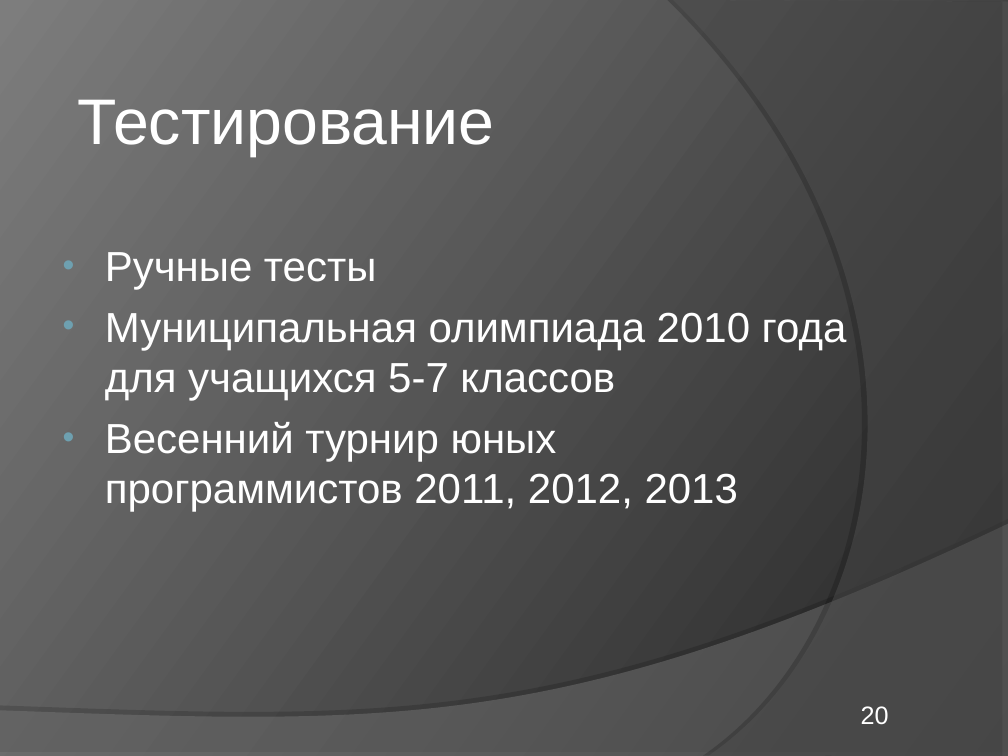
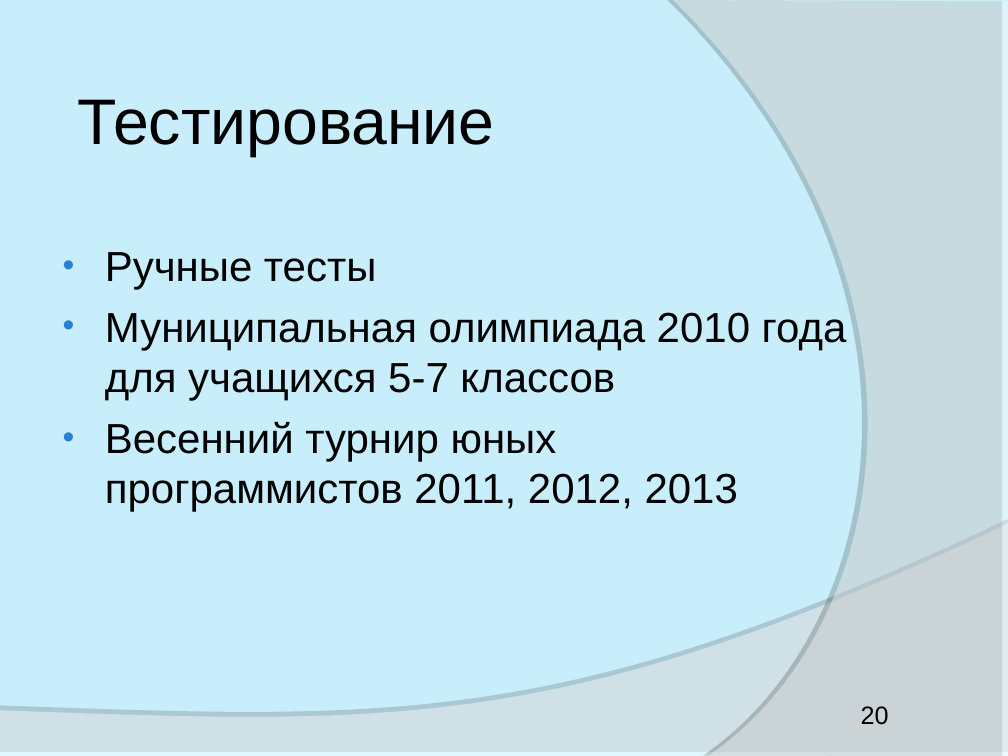
Before and after one commit to elvslv/DiplomaReport, a slide deck: slide 20 of C8503A_Vasilyeva_presentation.ppt. Drawn at 1008x756 pixels with LibreOffice and Linux fonts; fonts in the diff are those of the drawing. Boxes give left, top, right and bottom in pixels: in the first picture for what was removed or moved away, otherwise in the second. Text is boxed around its words. In the diff, an @@ line names an element or a change of style, - is before the commit and + after.

```diff
--- a/C8503A_Vasilyeva_presentation.ppt
+++ b/C8503A_Vasilyeva_presentation.ppt
@@ background gradient #242424 to #7D7D7D to #00B0F0 at 21% opacity @@
@@ freeform shape at [673, 0, 1008, 756]: fill #595959 at 40% opacity to #FFFFFF at 40% opacity @@
@@ text "Тестирование" at [78, 99, 495, 156]: text colour #FFFFFF to #000000 @@
@@ text "Ручные тесты" at [105, 252, 847, 512]: text colour #FFFFFF to #000000; bullet colour #6EA0B0 to #297FD5 @@
@@ freeform shape at [0, 524, 1008, 756]: fill #7C7C7C at 45% opacity to #FFFFFF at 45% opacity @@
@@ page number at [861, 706, 889, 725]: text colour #FFFFFF to #000000 @@
```
Also in this commit, not shown: 23 other slides changed, 1 other file.
